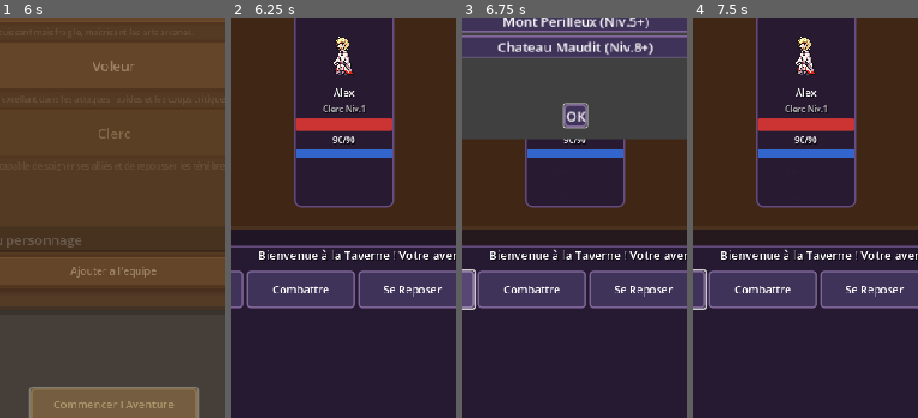
Above: before the commit, frames 1-4 (left to right).
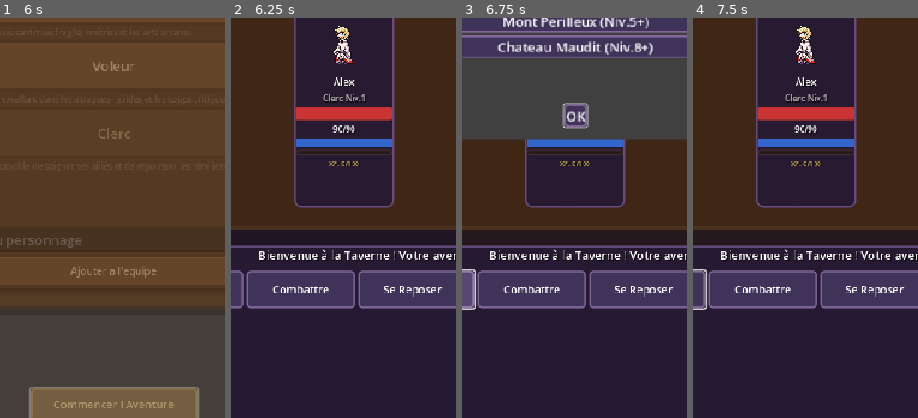
Above: after the commit, the same moments.

Repository: friteuseb/godOfPaperRPG
Game: Godot game, scene res://scenes/main/main_menu.tscn
The game is run twice, just before and just after one commit, with the same random seed, the same clock (stepped at 60 frames per second) and the same inputs.
Inputs (mouse positions are % of the whole screen's width and height, from its top left):
- Up to frame 1 (6 s): click "Nouvelle Partie" at 0.5 s; click (53, 76) at 1.27 s; type "Alex" at 1.35 s; click "Guerrier" at 2 s; click "Mage" at 2.75 s; click "Voleur" at 3.5 s; click "Clerc" at 4.25 s; click "Ajouter a l'equipe" at 5 s; click "Commencer l'Aventure" at 5.75 s
- Up to frame 2 (6.25 s): no input
- Up to frame 3 (6.75 s): click "Explorer" at 6.5 s
- Up to frame 4 (7.5 s): click "OK" at 7.25 s
The pictures show only the part of the screen within x 25-75%, y 48-98%; the shares and areas given below are measured in that part.

Frame 1 is identical in both runs. In frame 2, 5.7% of the frame differs, in the area x 28-72%, y 2-37%; in frame 3, 1.9%; in frame 4, 5.7%.

Commit message:
Add auto-save after battles and XP bar on character cards
- Auto-save game after each battle (win or lose)
- Display XP progress bar on character cards in game table
- Show current XP / XP needed for next level

🤖 Generated with [Claude Code](https://claude.com/claude-code)

Co-Authored-By: Claude Opus 4.5 <noreply@anthropic.com>

Diff:
--- a/scripts/battle/battle_manager.gd
+++ b/scripts/battle/battle_manager.gd
@@ -176,6 +176,9 @@
 		"gold": total_gold,
 		"loot": loot
 	}
+
+	# Auto-save après chaque combat
+	GameManager.save_game(0)
 
 	battle_ended.emit(victory, rewards)
 
--- a/scripts/ui/game_table.gd
+++ b/scripts/ui/game_table.gd
@@ -208,10 +208,28 @@
 		mp_bar.value = character.current_mp
 		mp_bar.show_percentage = false
 		# Couleur bleue pour le mana
-		var style = StyleBoxFlat.new()
-		style.bg_color = Color(0.2, 0.4, 0.8)
-		mp_bar.add_theme_stylebox_override("fill", style)
+		var mp_style = StyleBoxFlat.new()
+		mp_style.bg_color = Color(0.2, 0.4, 0.8)
+		mp_bar.add_theme_stylebox_override("fill", mp_style)
 		vbox.add_child(mp_bar)
+
+		# Barre d'XP
+		var xp_bar = ProgressBar.new()
+		xp_bar.custom_minimum_size = Vector2(100, 6)
+		xp_bar.max_value = character.get_exp_for_next_level()
+		xp_bar.value = character.experience
+		xp_bar.show_percentage = false
+		var xp_style = StyleBoxFlat.new()
+		xp_style.bg_color = Color(0.8, 0.7, 0.2)
+		xp_bar.add_theme_stylebox_override("fill", xp_style)
+		vbox.add_child(xp_bar)
+
+		var xp_label = Label.new()
+		xp_label.text = "XP: %d/%d" % [character.experience, character.get_exp_for_next_level()]
+		xp_label.horizontal_alignment = HORIZONTAL_ALIGNMENT_CENTER
+		xp_label.add_theme_font_size_override("font_size", 8)
+		xp_label.add_theme_color_override("font_color", Color(0.8, 0.7, 0.3))
+		vbox.add_child(xp_label)
 
 	return card
 
